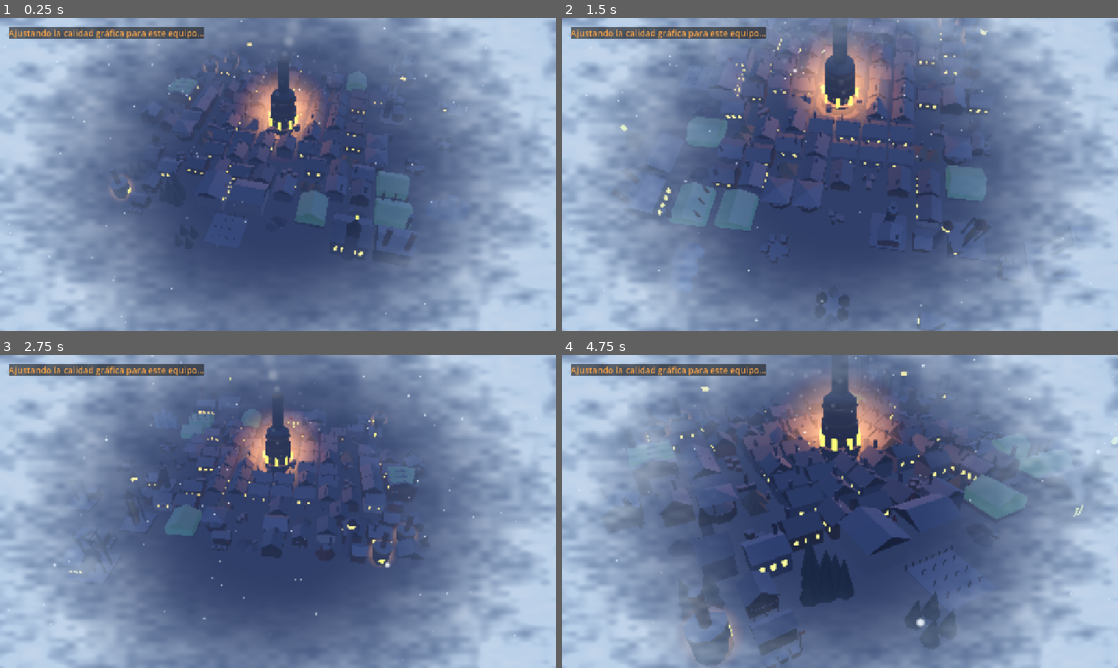
Above: before the commit, frames 1-4 (two rows, left to right).
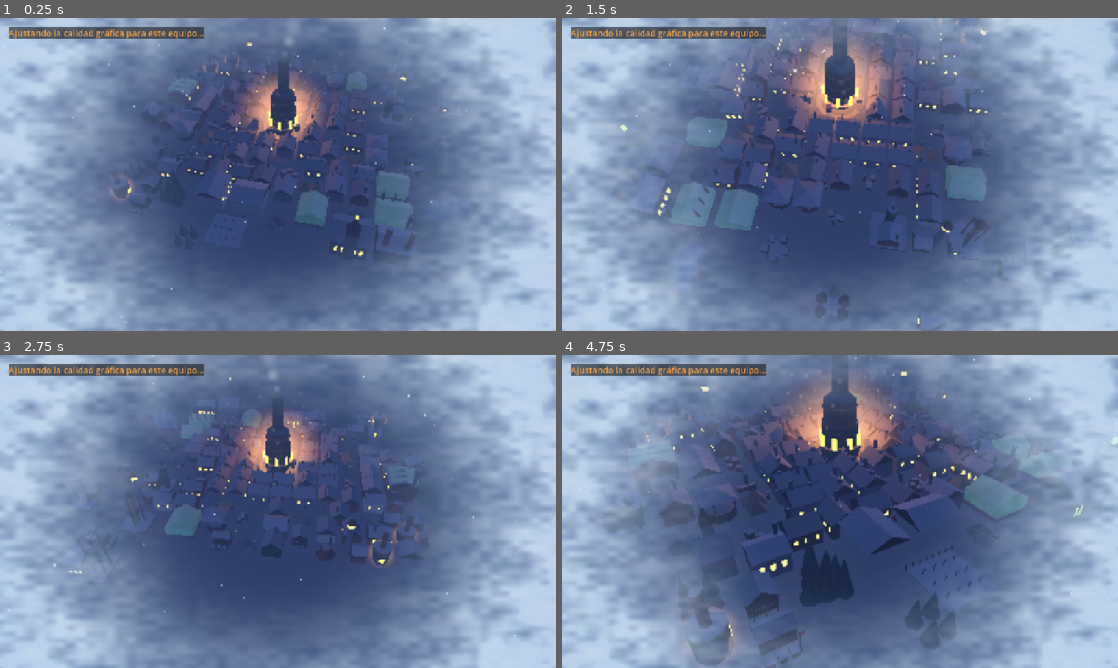
Above: after the commit, the same moments.

Repository: mayfleias-commits/Juego
Game: Godot game, scene res://game/main.tscn
The game is run twice, just before and just after one commit, with the same random seed, the same clock (stepped at 60 frames per second) and the same inputs.
Inputs (mouse positions are in pixels of both pictures, inside the frame that each line leads up to):
- Up to frame 1 (0.25 s): no input
- Up to frame 2 (1.5 s): tap Enter at 0.5 s; move the mouse to (962, 158) at 0.52 s; hold Right (ui_right) 0.53-1.25 s; tap B at 0.6 s; click (962, 158) at 0.67 s; tap Space at 0.77 s; drag from (728, 190) to (812, 237) at 1.27 s
- Up to frame 3 (2.75 s): move the mouse to (333, 442) at 2.02 s; hold Right (ui_right) from 2.03 s (still down); hold Shift from 2.03 s (still down); tap B at 2.3 s
- Up to frame 4 (4.75 s): release Right (ui_right) at 2.75 s; release Shift at 2.75 s; drag from (812, 574) to (673, 464) at 2.77 s; move the mouse to (1006, 558) at 3.52 s; hold Left (ui_left) 3.53-4.25 s; tap 2 at 3.6 s; tap Space at 3.77 s; tap B at 3.8 s; drag from (673, 464) to (756, 433) at 4.27 s

The runs differ from the first frame. In frame 1, less than 0.1% of the frame differs, in the area x 1-87%, y 0-95%; in frame 2, less than 0.1%; in frame 3, less than 0.1%, in the area x 7-91%, y 2-85%; in frame 4, less than 0.1%.

Commit message:
Rendimiento: memoria real del proceso, tope de nieve en celular, RENDIMIENTO.md
Co-Authored-By: Claude Opus 5.5 <noreply@anthropic.com>
Claude-Session: https://claude.ai/code/session_01K9B5ugVayYSjMxtdAsAhCh

Diff:
--- a/game/bench_mode.gd
+++ b/game/bench_mode.gd
@@ -14,6 +14,7 @@
 var dc_max := 0
 var tri_max := 0
 var save_file := true
+var mem_peak := 0.0
 var _warm := 0
 
 func _ready() -> void:
@@ -34,6 +35,7 @@
 	times.append(delta)
 	dc_max = maxi(dc_max, int(Performance.get_monitor(Performance.RENDER_TOTAL_DRAW_CALLS_IN_FRAME)))
 	tri_max = maxi(tri_max, int(Performance.get_monitor(Performance.RENDER_TOTAL_PRIMITIVES_IN_FRAME)))
+	mem_peak = maxf(mem_peak, SysMem.process_mb())
 	var rig := world.camera_rig
 	var k := t / seconds
 	rig._t_yaw = k * TAU
@@ -62,7 +64,8 @@
 		"fps_promedio": snappedf(avg_fps, 0.1), "fps_1pct_bajo": snappedf(1.0 / maxf(0.0001, p99), 0.1),
 		"fps_minimo": snappedf(1.0 / maxf(0.0001, worst), 0.1),
 		"draw_calls_max": dc_max, "triangulos_max": tri_max,
-		"memoria_estatica_mb": snappedf(Performance.get_monitor(Performance.MEMORY_STATIC) / 1048576.0, 0.1),
+		"memoria_proceso_mb": snappedf(SysMem.process_mb(), 0.1),
+		"memoria_pico_mb": snappedf(mem_peak, 0.1),
 		"video_mb": snappedf(Performance.get_monitor(Performance.RENDER_VIDEO_MEM_USED) / 1048576.0, 0.1),
 		"ram_sistema_mb": int(mem.get("physical", 0)) / 1048576,
 		"gpu": RenderingServer.get_video_adapter_name(), "api": RenderingServer.get_video_adapter_api_version(),
--- a/game/main.gd
+++ b/game/main.gd
@@ -123,7 +123,7 @@
 	show_menu()
 	var layer := menu_layer
 	var p := PanelContainer.new()
-	var txt := "Benchmark (%s): %.1f FPS promedio, %.1f mínimo, …(170 unchanged characters)… r["triangulos_max"]) / 1000, r["memoria_estatica_mb"], r.get("archivo", "")]
+	var txt := "Benchmark (%s): %.1f FPS promedio, %.1f mínimo, …(170 unchanged characters)… r["triangulos_max"]) / 1000, r["memoria_pico_mb"], r.get("archivo", "")]
 	var l := UiKit.label(txt, 15, UiKit.TXT, true)
 	l.custom_minimum_size = Vector2(600, 0)
 	p.add_child(l)
--- /dev/null
+++ b/game/sys_mem.gd
@@ -0,0 +1,53 @@
+class_name SysMem
+extends RefCounted
+## Memoria real del proceso (en las builds de release Godot no lleva la cuenta propia).
+## Android/Linux: /proc/self/status. Windows: `tasklist` en un hilo aparte cada pocos segundos.
+
+static var _win_mb := -1.0
+static var _thread: Thread
+static var _last_ms := 0
+
+static func process_mb() -> float:
+	var dbg := Performance.get_monitor(Performance.MEMORY_STATIC)
+	var os := OS.get_name()
+	if os == "Android" or os == "Linux":
+		# Los archivos de /proc dicen medir 0 bytes: hay que leerlos línea por línea.
+		var f := FileAccess.open("/proc/self/status", FileAccess.READ)
+		if f:
+			var guard := 0
+			while guard < 200:
+				guard += 1
+				var line := f.get_line()
+				if line.begins_with("VmRSS:"):
+					f.close()
+					return float(line.split(":")[1].strip_edges().split(" ")[0]) / 1024.0
+				if f.eof_reached():
+					break
+			f.close()
+	elif os == "Windows":
+		_poll_windows()
+		if _win_mb > 0:
+			return _win_mb
+	return dbg / 1048576.0
+
+static func _poll_windows() -> void:
+	var now := Time.get_ticks_msec()
+	if now - _last_ms < 4000:
+		return
+	if _thread and _thread.is_alive():
+		return
+	if _thread:
+		_thread.wait_to_finish()
+	_last_ms = now
+	_thread = Thread.new()
+	_thread.start(_win_worker)
+
+static func _win_worker() -> void:
+	var out := []
+	var pid := OS.get_process_id()
+	OS.execute("tasklist", ["/FI", "PID eq %d" % pid, "/FO", "CSV", "/NH"], out, false, false)
+	if out.size() > 0:
+		var parts: PackedStringArray = str(out[0]).split("\",\"")
+		if parts.size() >= 5:
+			var kb := parts[4].replace("\"", "").replace(".", "").replace(",", "").replace("K", "").replace("k", "").strip_edges()
+			_win_mb = float(kb.to_int()) / 1024.0
--- a/game/ui/perf_overlay.gd
+++ b/game/ui/perf_overlay.gd
@@ -30,7 +30,7 @@
 	if _acc < 0.5:
 		return
 	_acc = 0.0
-	var mem := Performance.get_monitor(Performance.MEMORY_STATIC) / 1048576.0
+	var mem := SysMem.process_mb()
 	var vmem := Performance.get_monitor(Performance.RENDER_VIDEO_MEM_USED) / 1048576.0
 	label.text = "FPS %d  |  RAM %.0f MB  |  VRAM %.0f MB\nLlamadas %d  |  Triángulos %dk  |  %s" % [
 		Engine.get_frames_per_second(), mem, vmem,
--- a/game/world/demo_city.gd
+++ b/game/world/demo_city.gd
@@ -31,9 +31,10 @@
 			b2["state"] = 1
 			b2["o"] = 10
 			break
-	sim.st["pop"]["obreros"]["h"] = 200
-	sim.st["pop"]["ingenieros"]["h"] = 40
-	sim.st["pop"]["ninos"]["h"] = 30
+	# Peor caso pedido: 400 ciudadanos simulados.
+	sim.st["pop"]["obreros"]["h"] = 300
+	sim.st["pop"]["ingenieros"]["h"] = 60
+	sim.st["pop"]["ninos"]["h"] = 40
 	sim.st["day"] = day
 	sim.st["hour"] = 20
 	sim.st["gen"]["level"] = 4
--- a/game/world/world.gd
+++ b/game/world/world.gd
@@ -565,7 +565,9 @@
 	smat.set_shader_parameter("wind", Vector2(1.5 + cold * 9.0, 0.5 + cold * 3.0))
 	var wave := sim.in_wave()
 	var base_n: int = Settings.p("snow") if Settings.effects else 0
-	snow.multimesh.visible_instance_count = mini(3000, base_n * (2 if wave else 1)) if base_n > 0 else 0
+	# En oleada la nevada se duplica, pero nunca pasa el tope del preset de celular (300).
+	var snow_cap := 300 if Settings.preset in ["muy_bajo", "bajo"] else 3000
+	snow.multimesh.visible_instance_count = mini(snow_cap, base_n * (2 if wave else 1)) if base_n > 0 else 0
 	if env:
 		env.fog_density = 0.0012 + cold * 0.0025 + (0.003 if wave else 0.0)
 	# Generador
--- /dev/null
+++ b/tests/step_cost.gd
@@ -0,0 +1,25 @@
+extends SceneTree
+func _init():
+	var sim := Simulation.new()
+	sim.new_game(1005)
+	var bot := BotCompetent.new()
+	bot.setup(sim, 1005)
+	while sim.day() < 54 and sim.st["status"] == "playing":
+		bot.act()
+		sim.step()
+	# Llevar la población al peor caso pedido (400)
+	sim.st["pop"]["obreros"]["h"] += maxi(0, 400 - sim.total_pop())
+	var t0 := Time.get_ticks_usec()
+	var n := 0
+	var worst := 0
+	while n < 96 and sim.st["status"] == "playing":
+		var a := Time.get_ticks_usec()
+		sim.step()
+		worst = maxi(worst, Time.get_ticks_usec() - a)
+		n += 1
+	var t1 := Time.get_ticks_usec()
+	var s0 := Time.get_ticks_usec()
+	var bytes := sim.serialize()
+	var s1 := Time.get_ticks_usec()
+	print("pob ", sim.total_pop(), " edificios ", sim.st["buildings"].size(), " pasos ", n, " promedio_ms ", (t1 - t0) / 1000.0 / n, " peor_ms ", worst / 1000.0, " guardado_kb ", bytes.size() / 1024, " guardar_ms ", (s1 - s0) / 1000.0)
+	quit()
Not shown, added: game/sys_mem.gd.uid
Not shown, added: tests/step_cost.gd.uid
Not shown, added: RENDIMIENTO.md
Not shown, added: tools/perf_measure.sh
